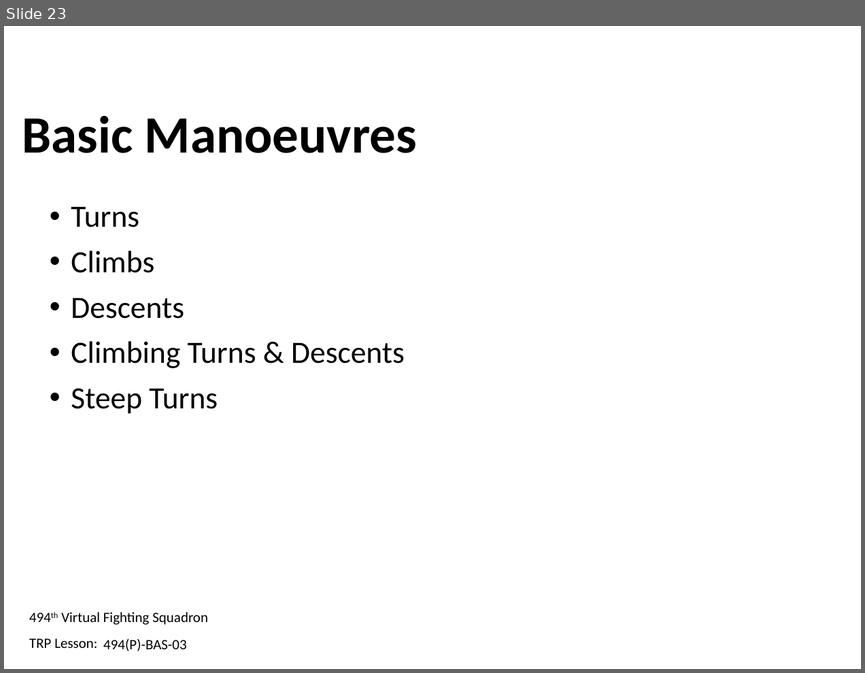
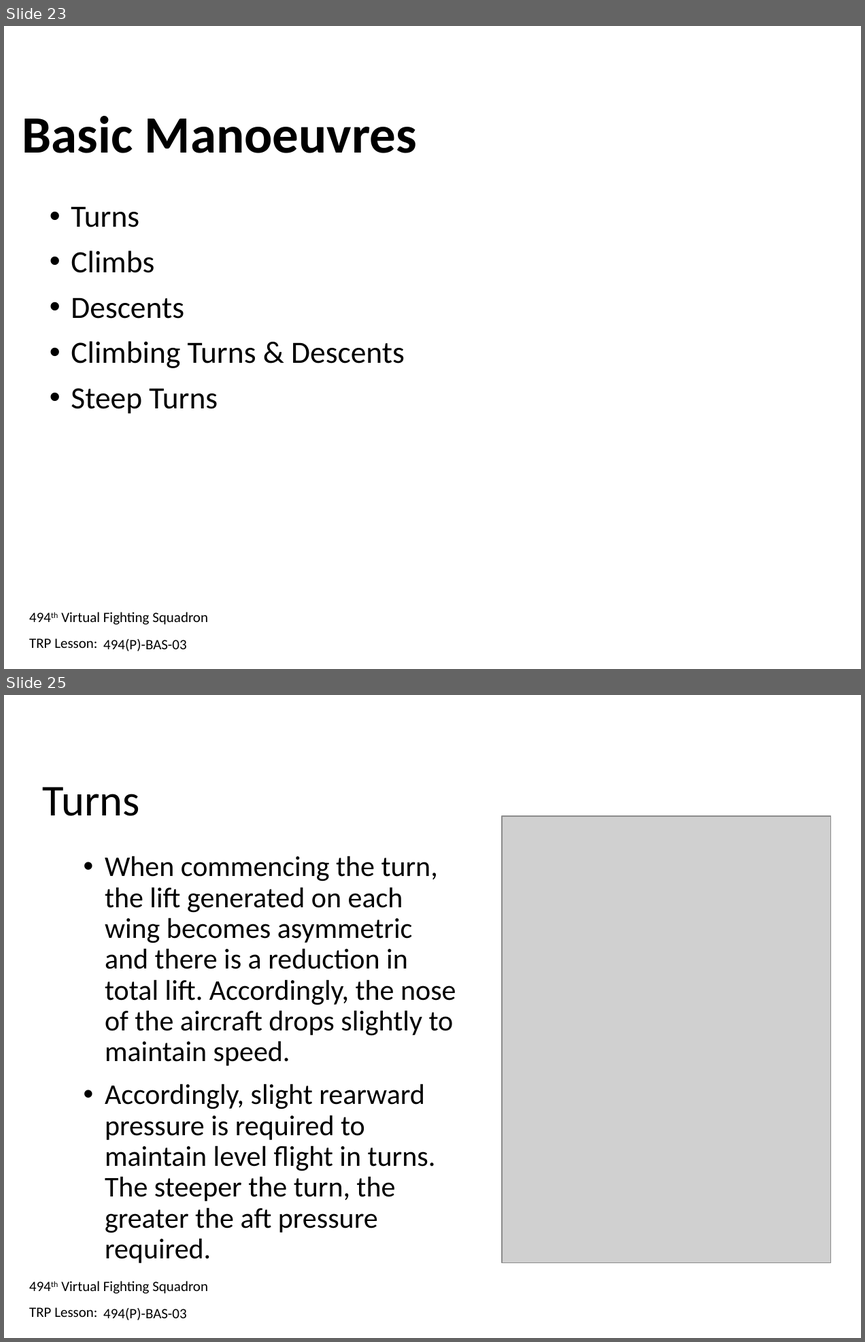
Before and after one commit to 132nd-vWing/132-TRP-494, a slide deck: TRP/BAS/BAS-03/494-BAS-03 - Trainee Presentation.pptx. Shown one above the other, each under a label of ours: slide 23 before the commit, slides 23 and 25 after it; the slides between them are not shown. The pictures are 865x673 and 865x1342 pixels, drawn with LibreOffice and Linux fonts; fonts in the diff are those of the drawing; grey boxes stand for pictures; background and template pictures are left out. Boxes give left, top, right and bottom in pixels: in the first picture for what was removed or moved away, otherwise in the second. Text is boxed around its words. In the diff, an @@ line names an element or a change of style, - is before the commit and + after.

```diff
--- a/TRP/BAS/BAS-03/494-BAS-03 - Trainee Presentation.pptx
+++ b/TRP/BAS/BAS-03/494-BAS-03 - Trainee Presentation.pptx
@@ slide 25 added at (x1=4, y1=695, x2=861, y2=1338), background #FFFFFF; not listed: 2 template elements that a slide beside it also shows @@
@@ title added at (x1=43, y1=787, x2=140, y2=816), 37 pt, text #000000 @@
+Turns
@@ picture added at (x1=502, y1=816, x2=831, y2=1262) @@
@@ text added at (x1=105, y1=855, x2=456, y2=1263), 24 pt, text #000000 @@
+• When commencing the turn, the lift generated on each wing becomes asymmetric and there is a reduction in total lift. Accordingly, the nose of the aircraft drops slightly to maintain speed.
+• Accordingly, slight rearward pressure is required to maintain level flight in turns. The steeper the turn, the greater the aft pressure required.
@@ text added at (x1=103, y1=1308, x2=186, y2=1320), 12 pt, text #000000 @@
+494(P)-BAS-03
```
Also in this commit, not shown: 3 slides changed, 14 other slides added.
